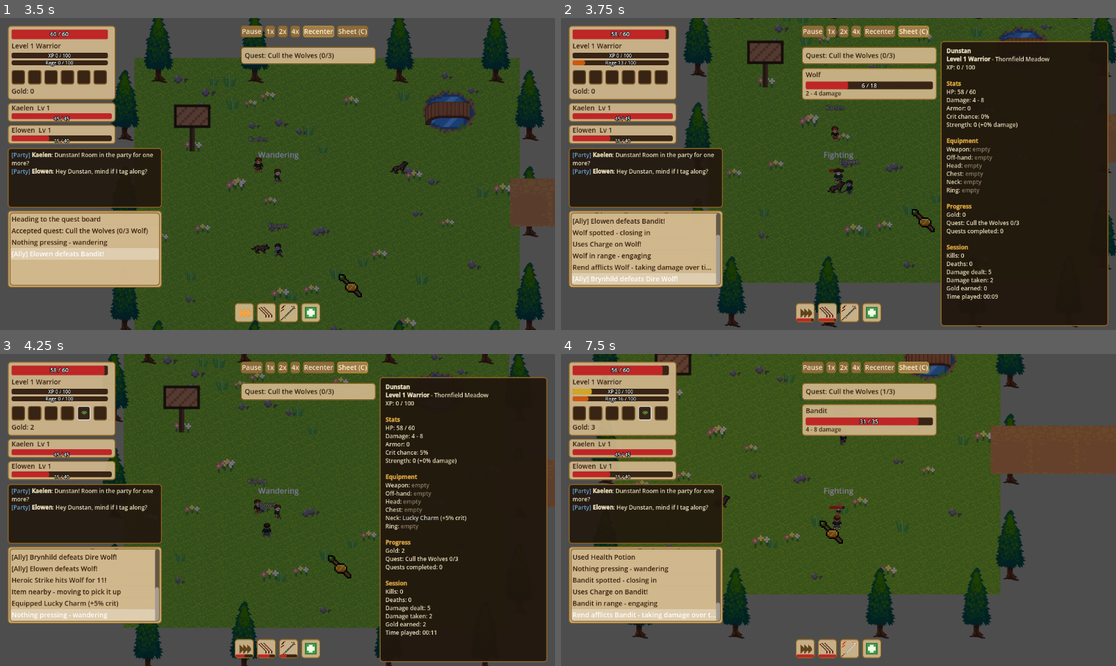
Above: before the commit, frames 1-4 (two rows, left to right).
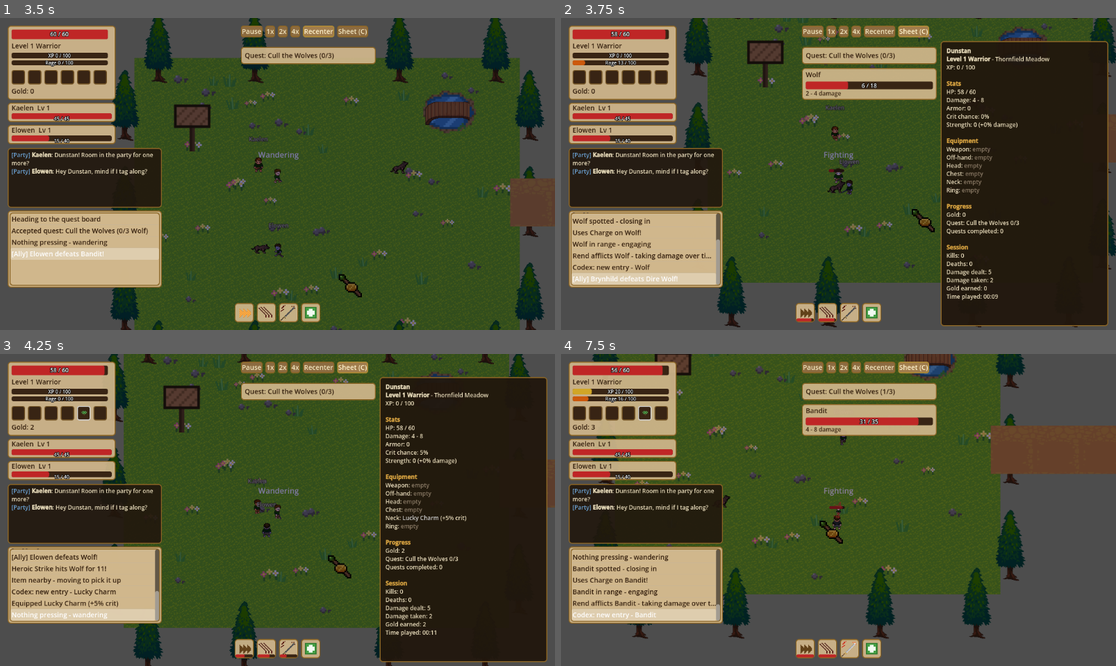
Above: after the commit, the same moments.

Repository: HexaLoid/ai-world-spectator
Game: Godot game, scene res://scenes/Main.tscn
The game is run twice, just before and just after one commit, with the same random seed, the same clock (stepped at 60 frames per second) and the same inputs.
Inputs:
- Up to frame 1 (3.5 s): click "1x" at 0.5 s; click "2x" at 1.25 s; click "4x" at 2 s; click "Recenter" at 2.75 s
- Up to frame 2 (3.75 s): click "Sheet (C)" at 3.5 s
- Up to frame 3 (4.25 s): no input
- Up to frame 4 (7.5 s): click "1x" at 4.25 s; click "2x" at 5 s; click "4x" at 5.75 s; click "Recenter" at 6.5 s; click "Sheet (C)" at 7.25 s

Frame 1 is identical in both runs. In frame 2, 1.0% of the frame differs, in the area x 2-29%, y 62-82%; in frame 3, 0.8%; in frame 4, 1.1%, in the area x 2-29%, y 62-85%.

Commit message:
Record codex discoveries from the spectated character
Co-Authored-By: Claude Sonnet 5 <noreply@anthropic.com>

Diff:
--- a/scripts/autoload/game_state.gd
+++ b/scripts/autoload/game_state.gd
@@ -57,10 +57,35 @@
 signal chat_message(channel: String, speaker: String, text: String)
 ## Emitted when the character's party membership changes.
 signal party_changed()
+## Emitted when the character discovers a codex entry; `kind` is "enemy",
+## "item" or "zone" and `id` the EnemyTable / LootTable / ZoneTable key.
+signal codex_changed(kind: String, id: String)
 
 var character: Node2D = null
 var camera: Camera2D = null
+## What the spectated character has discovered (see CodexState). Session only.
+var codex := CodexState.new()
 
 func log_event(message: String) -> void:
 	activity_logged.emit(message)
 	print(message)
+
+## Records a discovery and, if it is new, announces it. `kind` is "enemy",
+## "item" or "zone".
+func discover(kind: String, id: String) -> void:
+	var is_new := false
+	var display := ""
+	match kind:
+		"enemy":
+			is_new = codex.discover_enemy(id)
+			display = EnemyTable.name_of(id)
+		"item":
+			is_new = codex.discover_item(id)
+			display = LootTable.display_name(id)
+		"zone":
+			is_new = codex.visit_zone(id)
+			display = String(ZoneTable.ZONES.get(id, {}).get("name", id))
+	if not is_new:
+		return
+	log_event("Codex: new entry - %s" % display)
+	codex_changed.emit(kind, id)
--- a/scripts/entities/character.gd
+++ b/scripts/entities/character.gd
@@ -111,6 +111,7 @@
 	# they'd never get picked up unless the character later left and came
 	# back.
 	_recruit_companions_in_zone(current_zone_id)
+	GameState.discover("zone", current_zone_id)
 
 func _physics_process(delta: float) -> void:
 	game_time_ms += delta * 1000.0
@@ -336,6 +337,7 @@
 	wander_target = global_position
 	GameState.log_event("Arrives in %s" % ZoneTable.ZONES[zone_id]["name"])
 	GameState.emit_signal("zone_changed", zone_id)
+	GameState.discover("zone", zone_id)
 	GameState.emit_signal("chat_event", "zone_arrive", {"zone": String(ZoneTable.ZONES[zone_id]["name"])})
 	_recruit_companions_in_zone(zone_id)
 
@@ -372,6 +374,9 @@
 	if combat_hostile != last_combat_target:
 		last_combat_target = combat_hostile
 		GameState.emit_signal("combat_target_changed", combat_hostile)
+		if combat_hostile != null and is_instance_valid(combat_hostile):
+			for enemy_id in EnemyTable.ids_named(combat_hostile.enemy_name):
+				GameState.discover("enemy", enemy_id)
 
 func _attack_nearest_hostile() -> void:
 	var now := int(game_time_ms)
@@ -644,6 +649,8 @@
 
 func take_kill_credit(enemy_name: String, xp_reward: int) -> void:
 	kills_by_name[enemy_name] = int(kills_by_name.get(enemy_name, 0)) + 1
+	for enemy_id in EnemyTable.ids_named(enemy_name):
+		GameState.discover("enemy", enemy_id)
 	GameState.log_event("Defeated %s" % enemy_name)
 	gain_xp(xp_reward)
 	_advance_quest_progress(enemy_name)
@@ -664,6 +671,7 @@
 	if item_def.is_empty():
 		return
 	var display_name := LootTable.display_name(item_id)
+	GameState.discover("item", item_id)
 	if item_def.get("type", "") == "consumable":
 		var old_hp := hp
 		hp = min(max_hp, hp + int(item_def.get("heal", 0)))
